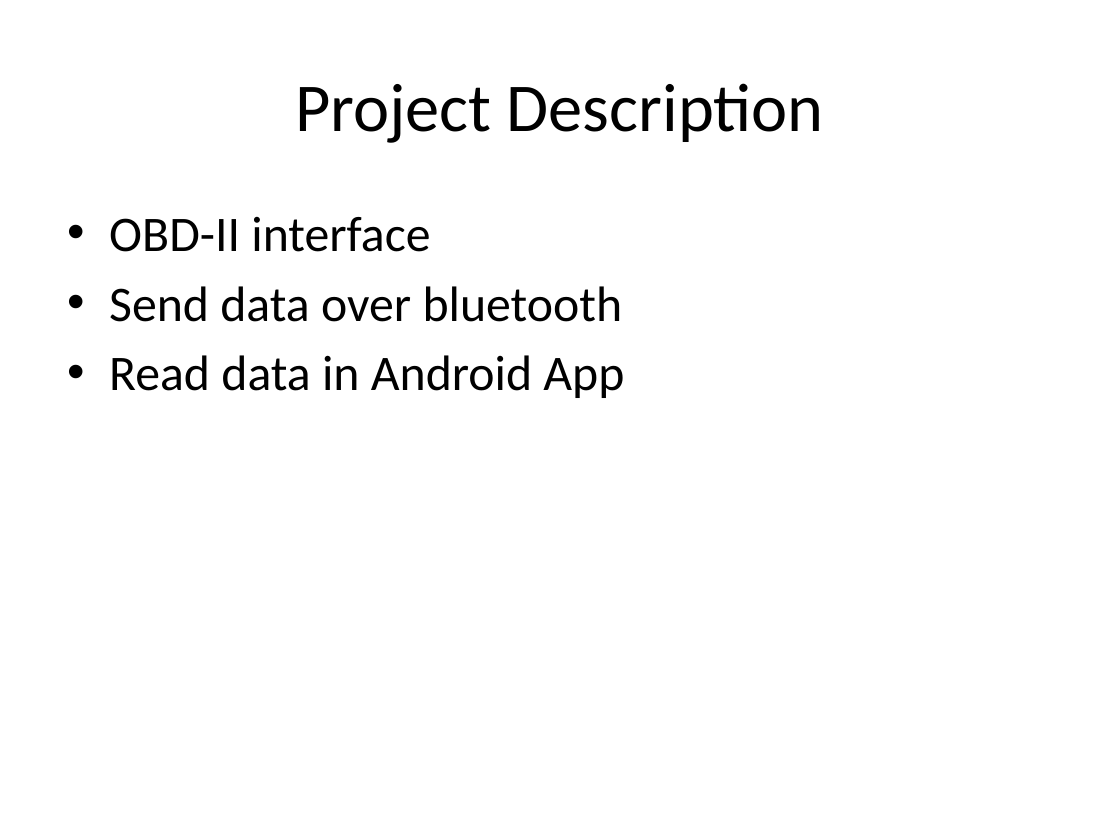
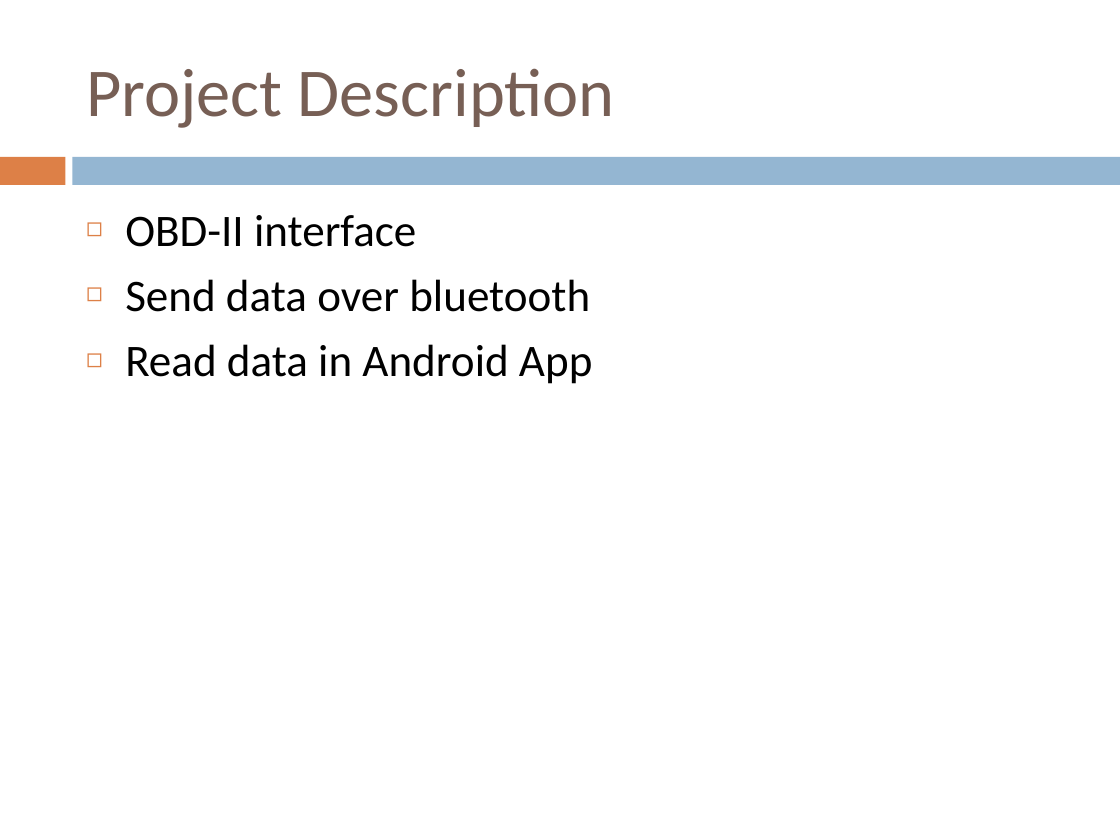
Before and after one commit to sdt16/eecs398, a slide deck: slide 2 of interim_tech_report/interim_tech_report.pptx. Drawn at 1120x840 pixels with LibreOffice and Linux fonts; fonts in the diff are those of the drawing. Boxes give left, top, right and bottom in pixels: in the first picture for what was removed or moved away, otherwise in the second. Text is boxed around its words. In the diff, an @@ line names an element or a change of style, - is before the commit and + after.

```diff
--- a/interim_tech_report/interim_tech_report.pptx
+++ b/interim_tech_report/interim_tech_report.pptx
@@ title "Project Description": place and size @@
-title "Project Description" at [295, 83, 824, 143]
+title "Project Description" at [86, 68, 615, 128]
@@ title "Project Description" at [86, 68, 615, 128]: text colour #000000 to #775F55; alignment centre to left @@
@@ rectangle added at [0, 157, 65, 185], fill #DD8047 @@
@@ rectangle added at [73, 157, 1120, 185], fill #94B6D2 @@
@@ text "OBD-II interface": place and size @@
-text "OBD-II interface" at [109, 216, 624, 398]
+text "OBD-II interface" at [125, 215, 592, 384]
@@ text "OBD-II interface" at [125, 215, 592, 384]: size 32 to 29 pt; bullet • to ◻ @@
```
Also in this commit, not shown: 10 other slides changed.
